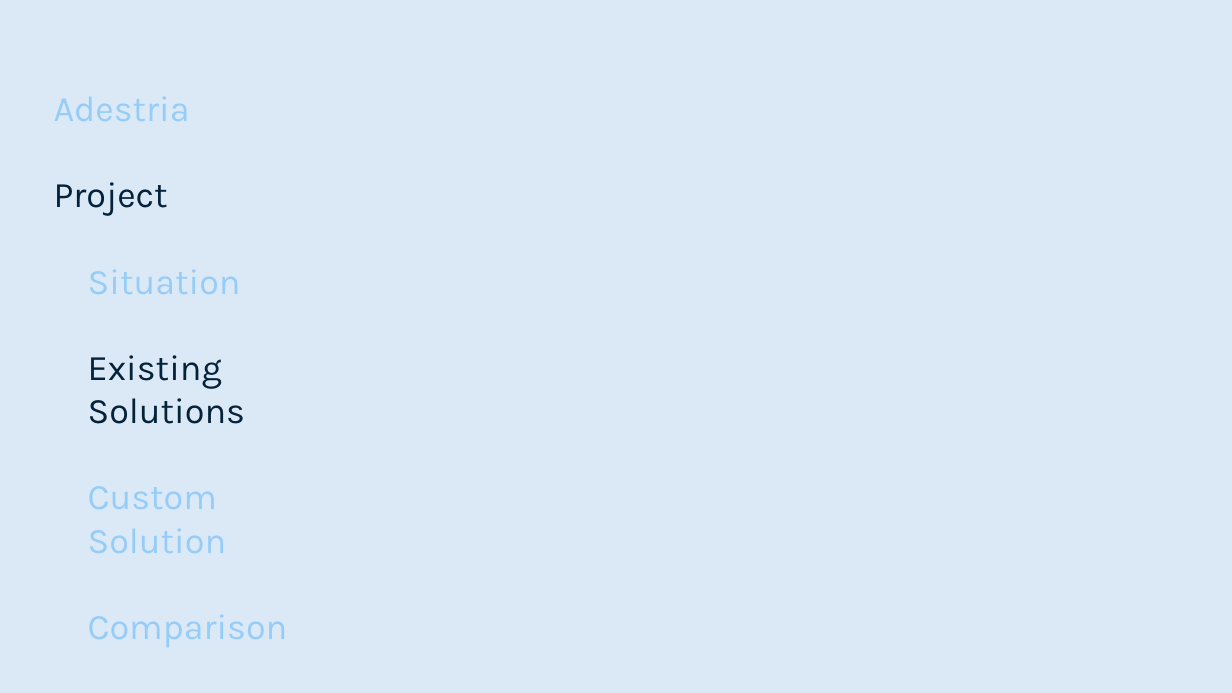
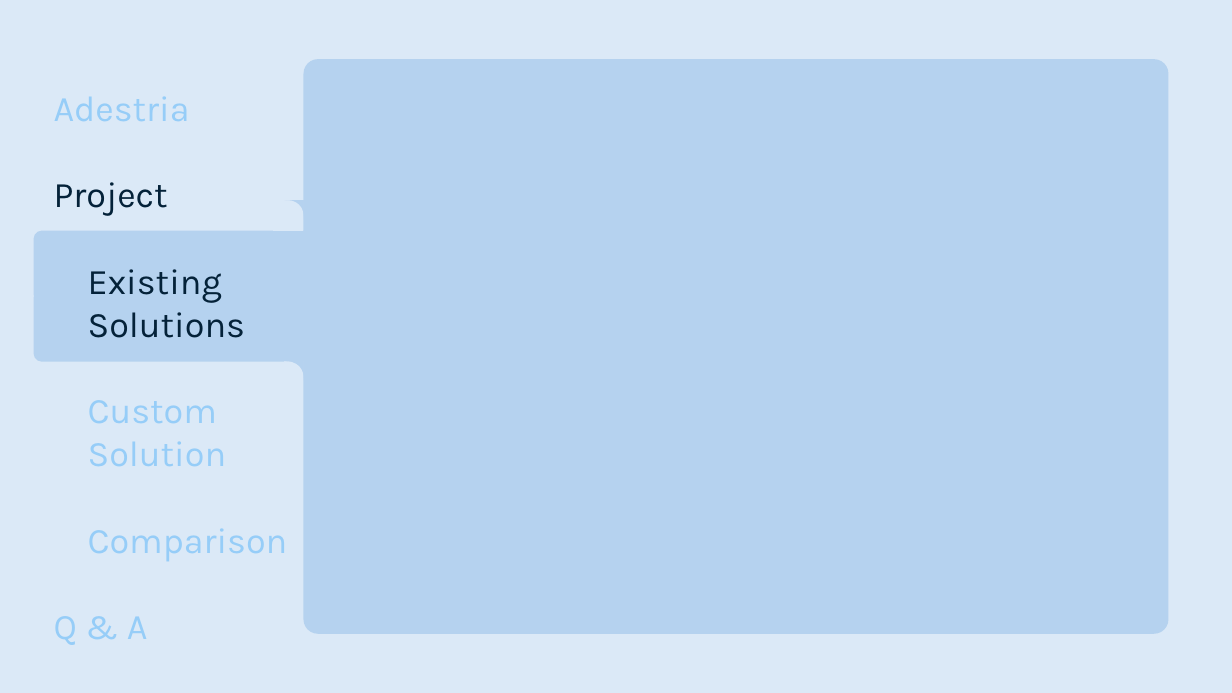
Before and after one commit to smutrux/prog1180, a slide deck: slide 10 of Deliverables/Presentation1.pptx (slide 11 before the commit). Drawn at 1232x693 pixels with LibreOffice and Linux fonts; fonts in the diff are those of the drawing. Boxes give left, top, right and bottom in pixels: in the first picture for what was removed or moved away, otherwise in the second. Text is boxed around its words. In the diff, an @@ line names an element or a change of style, - is before the commit and + after.

```diff
--- a/Deliverables/Presentation1.pptx
+++ b/Deliverables/Presentation1.pptx
@@ rounded rectangle added at [303, 59, 1168, 634], fill #B5D2EF @@
@@ group added at [33, 201, 324, 392]: 2 rounded rectangles, 2 rectangles, 2 ellipses @@
@@ text at [88, 269, 241, 294]: paragraph removed @@
-Situation
@@ text at [54, 616, 148, 645]: paragraph added @@
+Q & A
```
Also in this commit, not shown: 10 other slides changed, 1 slide added, 1 slide removed.
